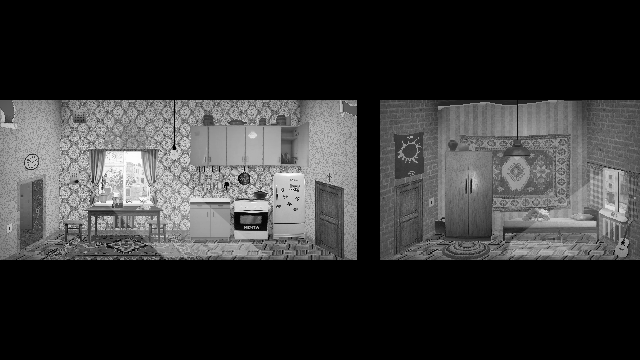
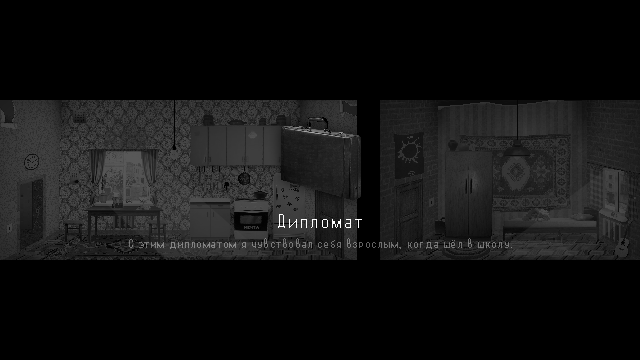
The second w=640, h=360 image is a revision of the first. Changes to its layers:
added group "ДИАЛОМАТ" with 6 layers above "ГАЗЕТА" over [0, 100, 640, 260]
added layer "Слой 47" in group "ДИАЛОМАТ" over [281, 117, 361, 200]
added layer "С этим дипломатом я чувствовал себя взрослым, когда шел копия" (38%) in group "ДИАЛОМАТ" over [129, 238, 512, 249]
added layer "хоз мыло копия 3" in group "ДИАЛОМАТ" over [278, 214, 362, 228]
added layer "черная" (2nd of 4, in "ДИАЛОМАТ") (65%) in group "ДИАЛОМАТ" over [0, 100, 640, 260]
